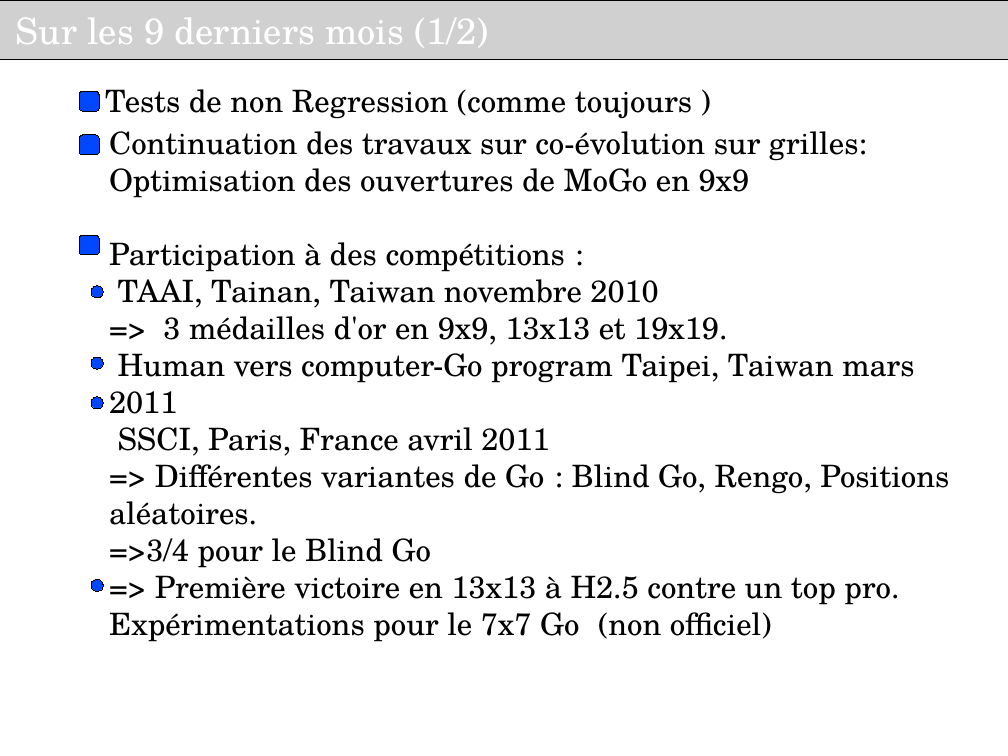
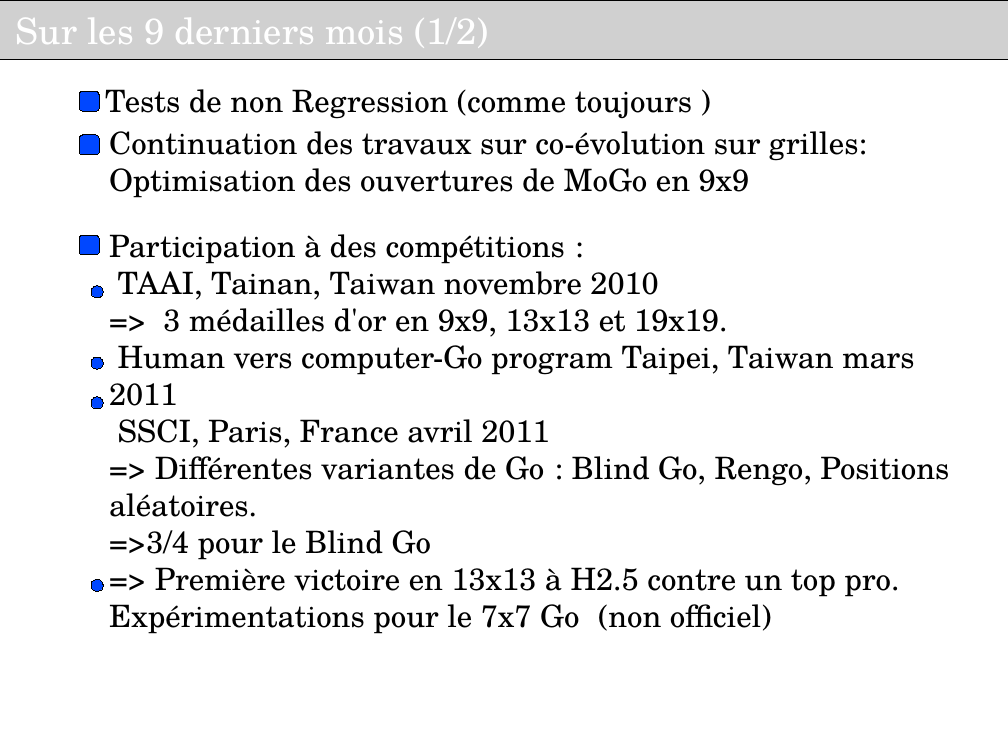
Before and after one commit to haspeleo/Android-Dev, a slide deck: slide 10 of MCTS/Soutenance_INRIA_V2.odp (slide 11 before the commit). Drawn at 1008x756 pixels with LibreOffice and Linux fonts; fonts in the diff are those of the drawing; grey boxes stand for pictures; background and template pictures are left out. Boxes give left, top, right and bottom in pixels: in the first picture for what was removed or moved away, otherwise in the second. Text is boxed around its words. In the diff, an @@ line names an element or a change of style, - is before the commit and + after.

```diff
--- a/MCTS/Soutenance_INRIA_V2.odp
+++ b/MCTS/Soutenance_INRIA_V2.odp
@@ text "Participation à des compétitions :": place and size @@
-text "Participation à des compétitions :" at [109, 242, 949, 642]
+text "Participation à des compétitions :" at [109, 234, 949, 634]
```
Also in this commit, not shown: 5 other slides changed, 4 slides added, 4 slides removed, 1 other file.
